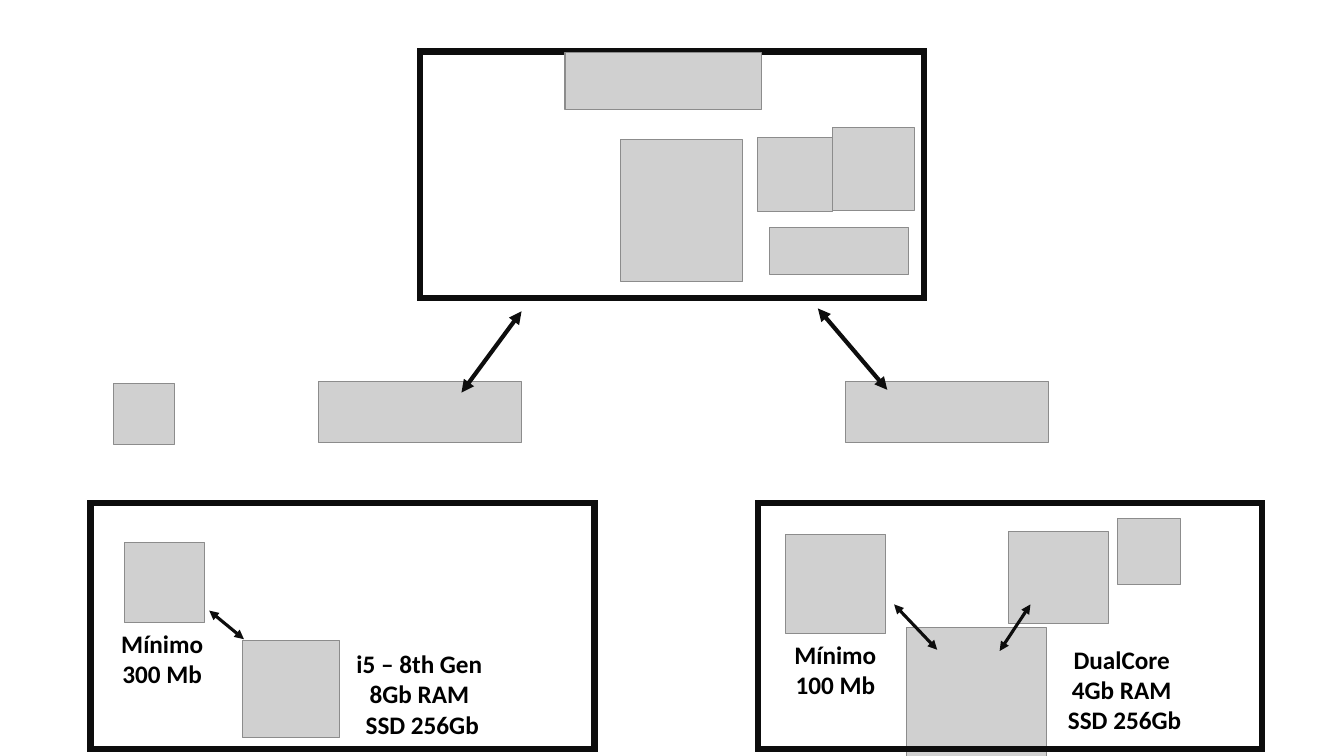
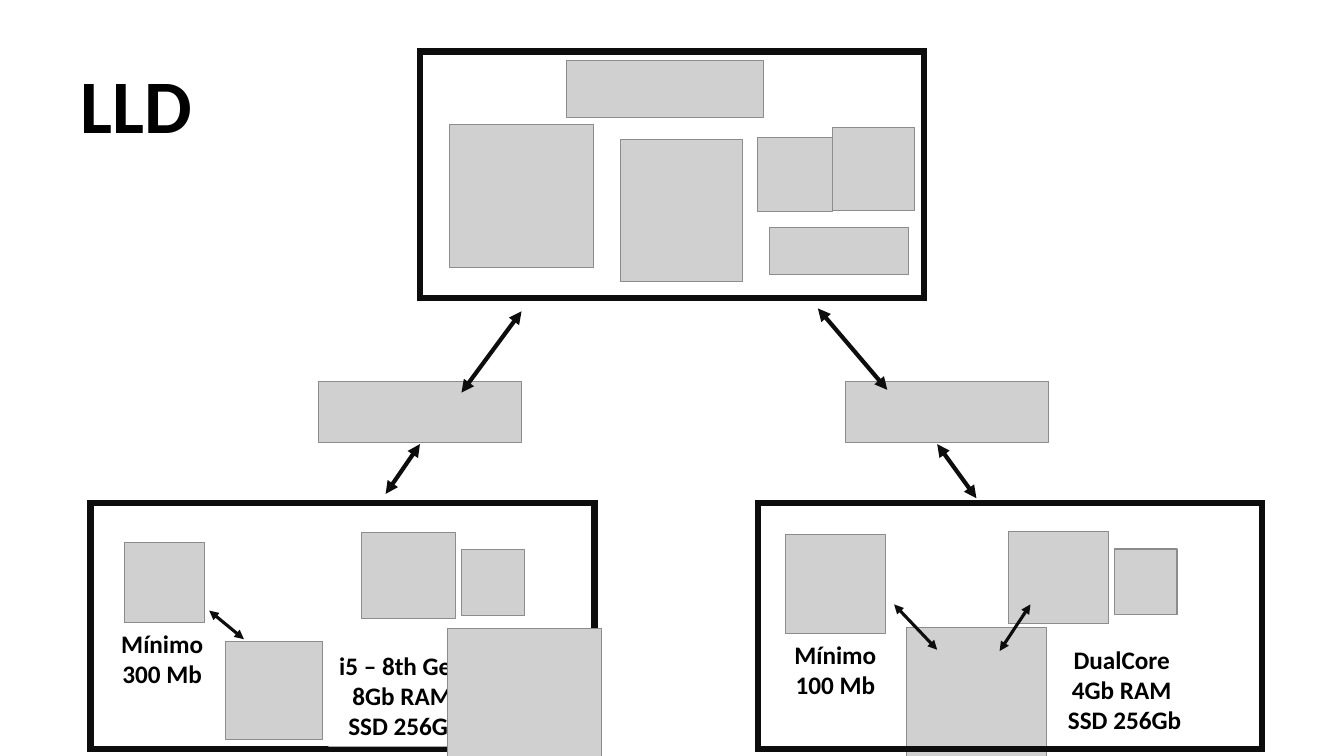
Before and after one commit to Grupo-1-adsa/Grupo-1-adsa, a slide deck: slide 1 of Documentação/LLD.pptx. Drawn at 1344x756 pixels with LibreOffice and Linux fonts; fonts in the diff are those of the drawing; grey boxes stand for pictures. Boxes give left, top, right and bottom in pixels: in the first picture for what was removed or moved away, otherwise in the second. Text is boxed around its words. In the diff, an @@ line names an element or a change of style, - is before the commit and + after.

```diff
--- a/Documentação/LLD.pptx
+++ b/Documentação/LLD.pptx
@@ text added at box(80, 84, 191, 133), 54 pt, text #000000, bold @@
+LLD
@@ picture: place and size @@
-picture at box(566, 52, 762, 109)
+picture at box(567, 60, 763, 117)
@@ picture added at box(450, 124, 593, 267) @@
@@ picture removed at box(113, 383, 174, 445) @@
@@ double arrow added from (420, 445) to (386, 494), #0D0D0D 3 pt @@
@@ double arrow added from (938, 445) to (977, 498), #0D0D0D 3 pt @@
@@ picture added at box(362, 533, 456, 619) @@
@@ picture added at box(462, 549, 524, 615) @@
@@ picture: place and size @@
-picture at box(1118, 519, 1181, 585)
+picture at box(1114, 549, 1177, 615)
@@ picture added at box(448, 628, 601, 756) @@
@@ picture: place and size @@
-picture at box(243, 640, 341, 738)
+picture at box(226, 642, 324, 740)
@@ text "i5 – 8th Gen" rewrapped from box(356, 655, 482, 735) to box(339, 654, 465, 742) @@
```
Also in this commit, not shown: 3 other files.
